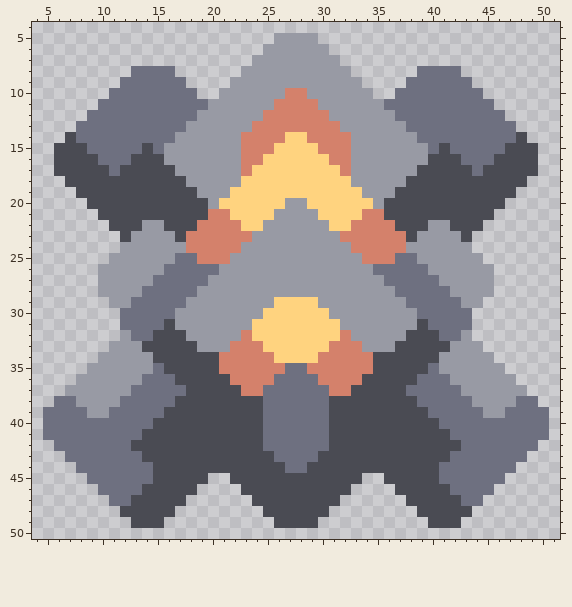
A pixel-art sprite gets an edit: core/assets-raw/sprites/units/evoke.png. Above is the file before it was changed.
The file is 56x54 pixels. Shown: x 4..51, y 4..50.
Once edited:
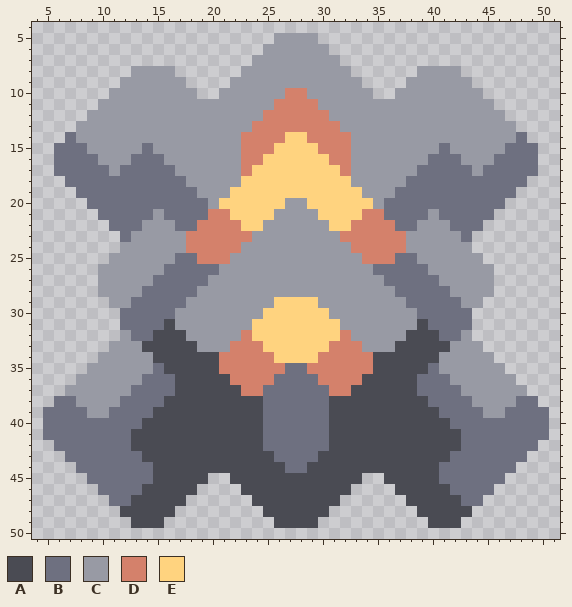
Palette (. is transparent): A #4a4b53  B #6e7080  C #989aa4  D #d4816b  E #ffd37f
From old to new:
@@ x 4..51 @@
  7 ....................CCCCCCCC....................
- 8 .........BBBB......CCCCCCCCCC......BBBB.........
- 9 ........BBBBBB....CCCCCCCCCCCC....BBBBBB........
-10 .......BBBBBBBB..CCCCCCDDCCCCCC..BBBBBBBB.......
-11 ......BBBBBBBBBBCCCCCCDDDDCCCCCCBBBBBBBBBB......
-12 .....BBBBBBBBBBCCCCCCDDDDDDCCCCCCBBBBBBBBBB.....
-13 ....BBBBBBBBBBCCCCCCDDDDDDDDCCCCCCBBBBBBBBBB....
-14 ...ABBBBBBBBBCCCCCCDDDDEEDDDDCCCCCCBBBBBBBBBA...
-15 ..AAABBBBBABCCCCCCCDDDEEEEDDDCCCCCCCBABBBBBAAA..
-16 ..AAAABBBAAACCCCCCCDDEEEEEEDDCCCCCCCAAABBBAAAA..
-17 ..AAAAABAAAAACCCCCCDEEEEEEEEDCCCCCCAAAAABAAAAA..
-18 ...AAAAAAAAAAACCCCCEEEEEEEEEECCCCCAAAAAAAAAAA...
-19 ....AAAAAAAAAAACCCEEEEEEEEEEEECCCAAAAAAAAAAA....
-20 .....AAAAAAAAAAACEEEEEECCEEEEEECAAAAAAAAAAA.....
-21 ......AAAAAAAAAADDEEEECCCCEEEEDDAAAAAAAAAA......
-22 .......AAACCAAADDDDEECCCCCCEEDDDDAAACCAAA.......
-23 ........ACCCCADDDDDDCCCCCCCCDDDDDDACCCCA........
+ 8 .........CCCC......CCCCCCCCCC......CCCC.........
+ 9 ........CCCCCC....CCCCCCCCCCCC....CCCCCC........
+10 .......CCCCCCCC..CCCCCCDDCCCCCC..CCCCCCCC.......
+11 ......CCCCCCCCCCCCCCCCDDDDCCCCCCCCCCCCCCCC......
+12 .....CCCCCCCCCCCCCCCCDDDDDDCCCCCCCCCCCCCCCC.....
+13 ....CCCCCCCCCCCCCCCCDDDDDDDDCCCCCCCCCCCCCCCC....
+14 ...BCCCCCCCCCCCCCCCDDDDEEDDDDCCCCCCCCCCCCCCCB...
+15 ..BBBCCCCCBCCCCCCCCDDDEEEEDDDCCCCCCCCBCCCCCBBB..
+16 ..BBBBCCCBBBCCCCCCCDDEEEEEEDDCCCCCCCBBBCCCBBBB..
+17 ..BBBBBCBBBBBCCCCCCDEEEEEEEEDCCCCCCBBBBBCBBBBB..
+18 ...BBBBBBBBBBBCCCCCEEEEEEEEEECCCCCBBBBBBBBBBB...
+19 ....BBBBBBBBBBBCCCEEEEEEEEEEEECCCBBBBBBBBBBB....
+20 .....BBBBBBBBBBBCEEEEEECCEEEEEECBBBBBBBBBBB.....
+21 ......BBBBBCBBBBDDEEEECCCCEEEEDDBBBBCBBBBB......
+22 .......BBBCCCBBDDDDEECCCCCCEEDDDDBBCCCBBB.......
+23 ........BCCCCCDDDDDDCCCCCCCCDDDDDDCCCCCB........
 24 ........CCCCCCDDDDDCCCCCCCCCCDDDDDCCCCCC........
@@ x 4..51 @@
 36 ....CCCCCCBBBAAAAADDDDBBBBDDDDAAAAABBBCCCCCC....
-37 ...CCCCCCBBBBBAAAAADDBBBBBBDDAAAAABBBBBCCCCCC...
-38 ..BBCCCCBBBBBAAAAAAAABBBBBBAAAAAAAABBBBBCCCCBB..
-39 .BBBBCCBBBBBAAAAAAAAABBBBBBAAAAAAAAABBBBBCCBBBB.
-40 .BBBBBBBBBBAAAAAAAAAABBBBBBAAAAAAAAAABBBBBBBBBB.
-41 .BBBBBBBBBAAAAAAAAAAABBBBBBAAAAAAAAAAABBBBBBBBB.
+37 ...CCCCCCBBBBAAAAAADDBBBBBBDDAAAAAABBBBCCCCCC...
+38 ..BBCCCCBBBBAAAAAAAAABBBBBBAAAAAAAAABBBBCCCCBB..
+39 .BBBBCCBBBBAAAAAAAAAABBBBBBAAAAAAAAAABBBBCCBBBB.
+40 .BBBBBBBBBAAAAAAAAAAABBBBBBAAAAAAAAAAABBBBBBBBB.
+41 .BBBBBBBBAAAAAAAAAAAABBBBBBAAAAAAAAAAAABBBBBBBB.
 42 ..BBBBBBBAAAAAAAAAAAABBBBBBAAAAAAAAAAAABBBBBBB..
Where, in picture pixels (left, top, right, bottom), the same in both pictures:
changed: (54, 66, 208, 242)
changed: (384, 66, 538, 242)
changed: (131, 385, 186, 440)
changed: (406, 385, 461, 440)
